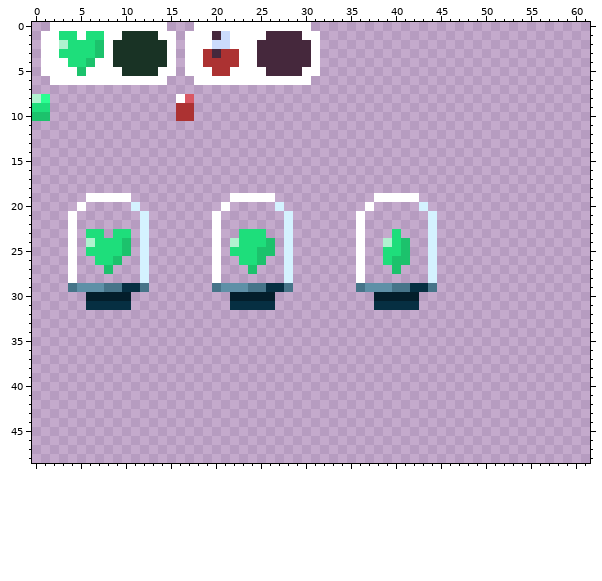
Two states of a pixel-art file, art/hud.aseprite. The first picture shows the starting point.
64x64 pixels, 1 frame. Shown: x 0..61, y 0..48.
New version:
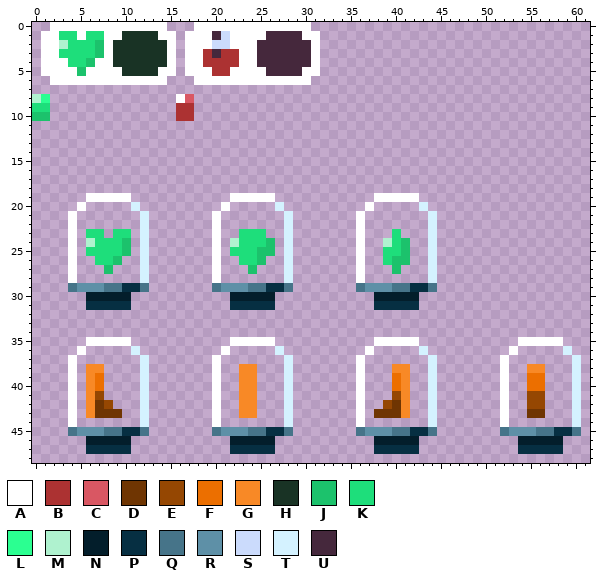
Palette (. is transparent): A #ffffff  B #ac3232  C #d95763  D #6f3502  E #954702  F #ec6f00  G #f88926  H #193325  J #1cc26c  K #1ede7b  L #2bff91  M #aff2cf  N #031e2b  P #062f42  Q #467489  R #5e90a7  S #cbdbfc  T #d4f2ff  U #45283c
Diff:
y 35: x 6..10 ..... -> AAAAA; x 22..26 ..... -> AAAAA; x 38..42 ..... -> AAAAA; x 54..58 ..... -> AAAAA
y 36: x 5 . -> A; x 11 . -> T; x 21 . -> A; x 27 . -> T; x 37 . -> A; x 43 . -> T; x 53 . -> A; x 59 . -> T
y 37: x 4 . -> A; x 12 . -> T; x 20 . -> A; x 28 . -> T; x 36 . -> A; x 44 . -> T; x 52 . -> A; x 60 . -> T
y 38: x 4 . -> A; x 6..7 .. -> GG; x 12 . -> T; x 20 . -> A; x 23..24 .. -> GG; x 28 . -> T; x 36 . -> A; x 40..41 .. -> GG; x 44 . -> T; x 52 . -> A; x 55..56 .. -> GG; x 60 . -> T
y 39..40: x 4 . -> A; x 6..7 .. -> GF; x 12 . -> T; x 20 . -> A; x 23..24 .. -> GG; x 28 . -> T; x 36 . -> A; x 40..41 .. -> FG; x 44 . -> T; x 52 . -> A; x 55..56 .. -> FF; x 60 . -> T
y 41: x 4 . -> A; x 6..7 .. -> GE; x 12 . -> T; x 20 . -> A; x 23..24 .. -> GG; x 28 . -> T; x 36 . -> A; x 40..41 .. -> EG; x 44 . -> T; x 52 . -> A; x 55..56 .. -> EE; x 60 . -> T
y 42: x 4 . -> A; x 6..8 ... -> GDE; x 12 . -> T; x 20 . -> A; x 23..24 .. -> GG; x 28 . -> T; x 36 . -> A; x 39..41 ... -> EDG; x 44 . -> T; x 52 . -> A; x 55..56 .. -> EE; x 60 . -> T
y 43: x 4 . -> A; x 6..9 .... -> GDDD; x 12 . -> T; x 20 . -> A; x 23..24 .. -> GG; x 28 . -> T; x 36 . -> A; x 38..41 .... -> DDDG; x 44 . -> T; x 52 . -> A; x 55..56 .. -> DD; x 60 . -> T
y 44: x 4 . -> A; x 12 . -> T; x 20 . -> A; x 28 . -> T; x 36 . -> A; x 44 . -> T; x 52 . -> A; x 60 . -> T
y 45: x 4..12 ......... -> QRRRQQPPQ; x 20..28 ......... -> QRRRQQPPQ; x 36..44 ......... -> QRRRQQPPQ; x 52..60 ......... -> QRRRQQPPQ
y 46: x 6..10 ..... -> NNNNN; x 22..26 ..... -> NNNNN; x 38..42 ..... -> NNNNN; x 54..58 ..... -> NNNNN
y 47: x 6..10 ..... -> PPPPP; x 22..26 ..... -> PPPPP; x 38..42 ..... -> PPPPP; x 54..58 ..... -> PPPPP
